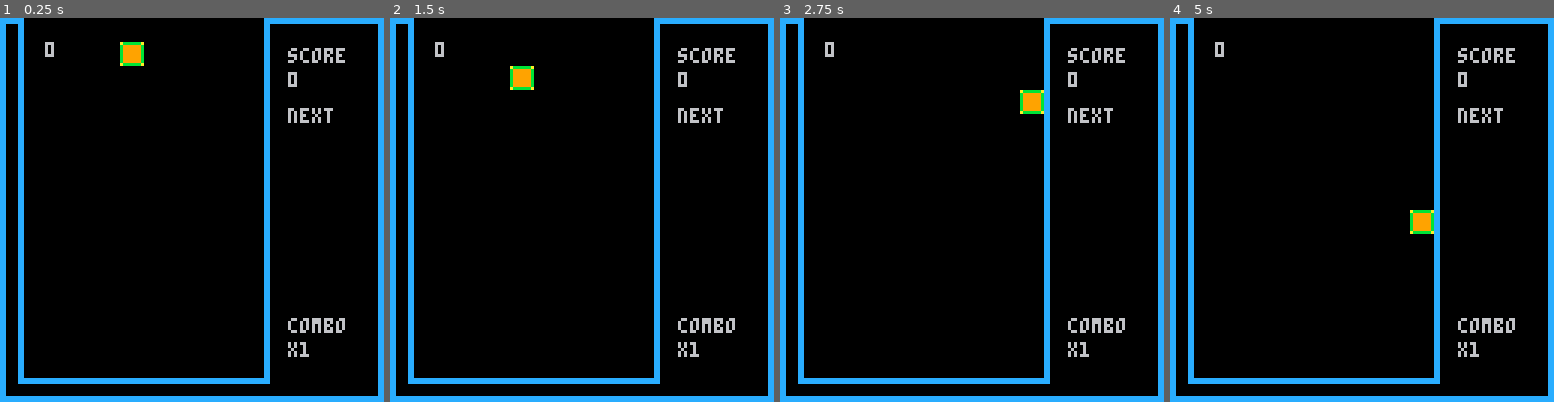
Above: before the commit, frames 1-4 (left to right).
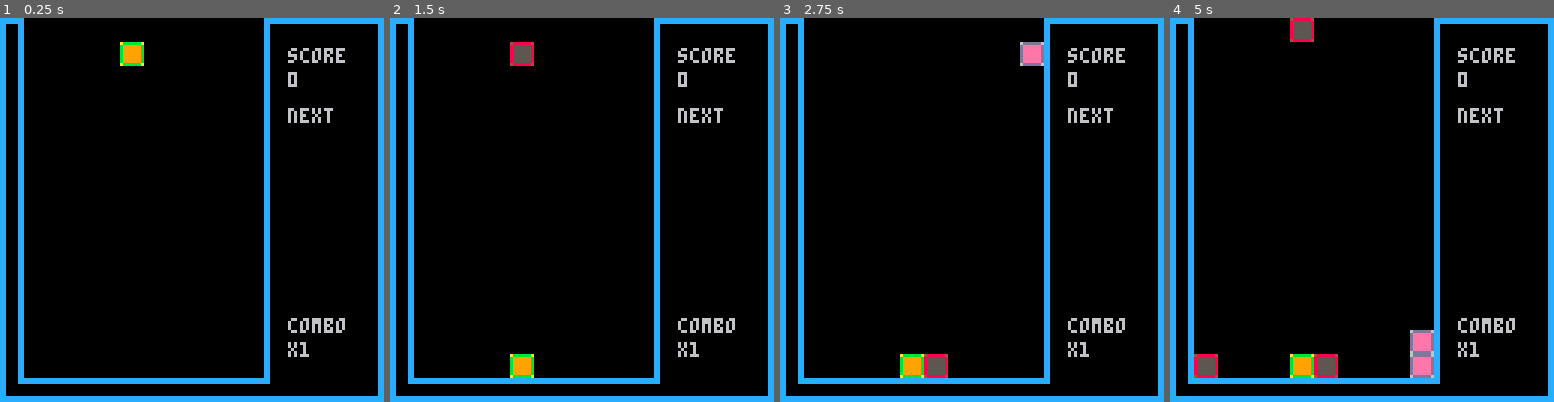
Above: after the commit, the same moments.

Repository: FrankoATR/PicoTriX-Pico-8
Game: PICO-8 cartridge picotrix.p8
Two runs of this game, one before a commit and one after it. Both use one fixed random seed, a clock stepped at 60 frames per second and the inputs below.
Inputs:
- Up to frame 1 (0.25 s): no input
- Up to frame 2 (1.5 s): tap O (Z key) at 0.7 s
- Up to frame 3 (2.75 s): hold Right 1.6-2.1 s; tap O (Z key) at 1.7, 2.1, 2.5 s; hold Right from 2.47 s (still down)
- Up to frame 4 (5 s): tap O (Z key) every 0.4 s from 2.9 to 4.9 s; release Right at 3.03 s; hold Left 3.08-3.58 s; hold Down 3.63-3.97 s; hold Right 4.02-4.68 s

The runs differ from the first frame. In frame 1, less than 0.1% of the frame differs, in the area x 11-15%, y 6-11%; in frame 2, 1.2%; in frame 3, 1.6%; in frame 4, 2.8%, in the area x 6-69%, y 0-94%.

Commit message:
Update: End game, some bugs in collisions

Diff:
--- a/picotrix.p8
+++ b/picotrix.p8
@@ -5,13 +5,15 @@
 local cam_x, cam_y
 local startPositionX, startPositionY
 local game_objects
-local end_game
+local game_over
 local globalTime
 local score
 local combo
 local next_objects
 local deleteLineTime
 local player
+local game_over_text
+
 
 local debug_aux = 0
 
@@ -20,13 +22,14 @@
     cam_x, cam_y = 0,0
     startPositionX, startPositionY = 0,0
     game_objects = {}
-    end_game = false
+    game_over = false
     globalTime = 0
 	score = 0
 	combo = 1
 	next_objects = {}
 	deleteLineTime = 0
 	player = nil
+	game_over_text = 0
 
 	local x, y, sprite_id
 
@@ -64,40 +67,57 @@
 
 
 	player = player_hand()
-
+	--camera(-8, -8)
 end
 
 function _update()
-    local obj
-	for obj in all(game_objects) do
-		if obj.x < cam_x+136 and obj.x > cam_x-16 and obj.y < cam_y+136 and obj.y-8 > cam_y-16 then
-			obj:update()
-		end
-	end
-
-
-    if globalTime <= 1800 then  --Counting to 1 minute
-        globalTime +=1
-    else
-        globalTime = 0
-    end
-
-	if globalTime%10 == 0 then
-		--normal_block(flr(rnd(10)+1)*8, 0, flr(rnd(3)+1))
-		for i=1, 10 do
-			--normal_block(i*8, 0, flr(rnd(3)+1))
-
-		end
-	end
-	if globalTime%60 == 0 then
-		--normal_block(flr(rnd(10)+1)*8, 0, flr(rnd(3)+1))
-			--normal_block(10*8, 0, flr(rnd(3)+1))
-
-	end
-
-	if globalTime%15 == 0 then
-		verify_line_complete()
-	end
+
+	if not game_over then
+		local obj
+		for obj in all(game_objects) do
+			--if obj.x < cam_x+136 and obj.x > cam_x-16 and obj.y < cam_y+136 and obj.y-8 > cam_y-16 then
+				obj:update()
+			--end
+		end
+
+
+		if globalTime <= 1800 then  --Counting to 1 minute
+			globalTime +=1
+		else
+			globalTime = 0
+		end
+
+		if globalTime%10 == 0 then
+			--normal_block(flr(rnd(10)+1)*8, 0, flr(rnd(3)+1))
+			for i=1, 10 do
+				--normal_block(i*8, 0, flr(rnd(3)+1))
+
+			end
+		end
+		if globalTime%60 == 0 then
+			--normal_block(flr(rnd(10)+1)*8, 0, flr(rnd(3)+1))
+				--normal_block(10*8, 0, flr(rnd(3)+1))
+
+		end
+
+		if globalTime%15 == 0 then
+			verify_line_complete()
+			verify_gameOver()
+		end
+	else
+		game_over_text = flr(rnd(14)+1)
+
+		for obj in all(game_objects) do
+			if obj.name == "player" then
+				del(game_objects, obj)
+			end
+		end
+
+		del(game_objects, game_objects[flr(rnd(#game_objects)+1)])
+
+	end
+
+
 
 end
 
@@ -113,7 +133,7 @@
 
 	display_game_info()
 
-	print(debug_aux, 15, 8)
+	--print(debug_aux, 15, 8)
 
 end
 
@@ -145,7 +165,7 @@
 			self.prev_x = self.x
 			self.prev_y = self.y
 
-			if self.active and globalTime%30 == 0 then
+			if self.active and globalTime%30 == 0 and not self.in_use then
 				self.y += self.velocity_y
 				self:check_collision_with_blocks()
 
@@ -377,6 +397,21 @@
 end
 
 
+
+
+function verify_gameOver()
+
+	for_each_game_object("block",
+		function(block)
+			if(block.alive and not block.active and block.category != "background" and block.y <=0) then
+				game_over = true
+			end
+		end
+	)
+
+end
+
+
 function player_hand()
 	return make_game_object("hand", 5*8, 0, {
 		actual_figure = nil,
@@ -414,7 +449,22 @@
 			end
 
 
-			self.actual_figure:check_collision_with_blocks()
+			if btn(4) then
+				if globalTime%5 == 0 then
+					while self.actual_figure do
+						self.actual_figure.prev_y = self.actual_figure.y
+						self.actual_figure.prev_x = self.actual_figure.x
+
+						self.actual_figure.y += self.velocity_y
+						self.actual_figure:check_collision_with_blocks()
+					end
+				end
+
+			end
+
+			if self.actual_figure then
+				self.actual_figure:check_collision_with_blocks()
+			end
 
 
 		end
@@ -424,16 +474,20 @@
 end
 
 function display_game_info()
+
 	print("score ", 96, 10)
 	print(score, 96, 18)
 
-	print("next ", 96, 30)
-
-	print("combo ", 96, 100)
-	print("x", 96, 108)
-
-	print(combo, 100, 108)
-
+	if not game_over then
+		print("next ", 96, 30)
+
+		print("combo ", 96, 100)
+		print("x", 96, 108)
+
+		print(combo, 100, 108)
+	else
+		print("game over noob", 3*8-4, 6*8, game_over_text)
+	end
 
 end
 
Not shown, added: index.html
Not shown, added: picotrix.js
Not shown, added: picotrix.p8.png
